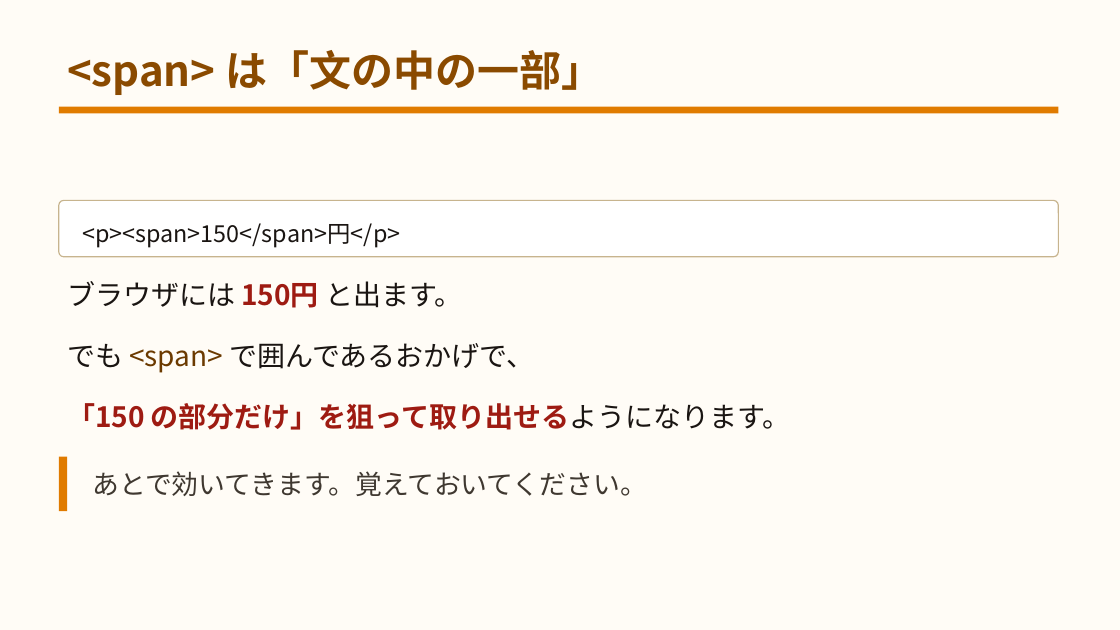
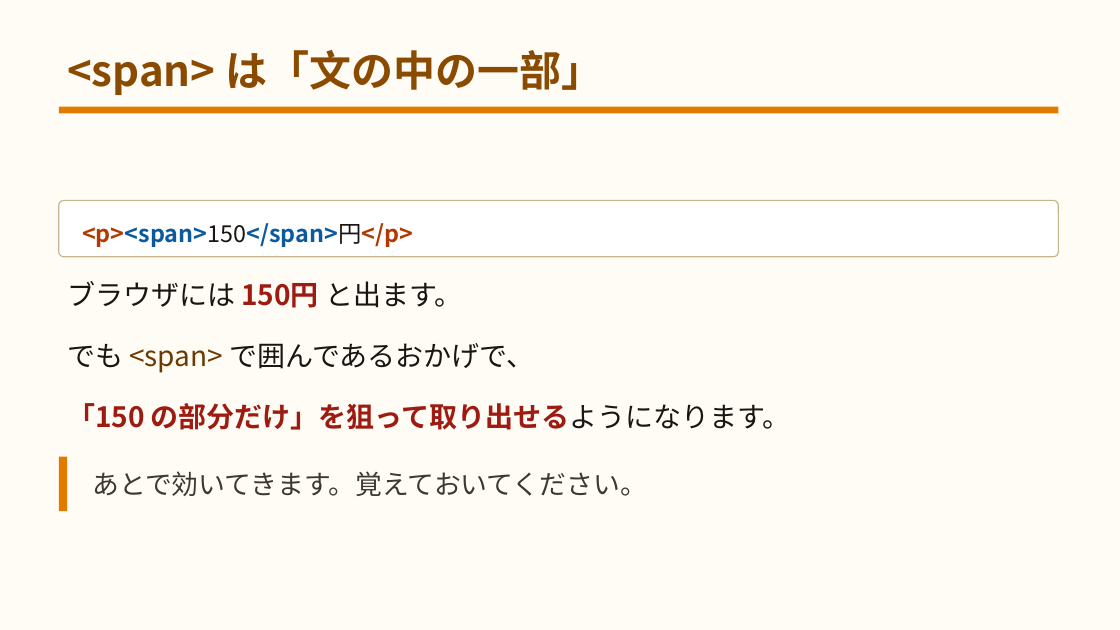
Before and after one commit to yuracode/isshop, a slide deck: slide 15 of docs/slides.pptx. Drawn at 1120x630 pixels with LibreOffice and Linux fonts; fonts in the diff are those of the drawing. Boxes give left, top, right and bottom in pixels: in the first picture for what was removed or moved away, otherwise in the second. Text is boxed around its words. In the diff, an @@ line names an element or a change of style, - is before the commit and + after.

```diff
--- a/docs/slides.pptx
+++ b/docs/slides.pptx
@@ text "<p><span>150</span>円</p>" at (82,223,413,247): text colour #1A1512 to #B23A00, text colour #1A1512 to #0B5A9E, bold on in "<p><span>150</span>円</p>" @@
```
Also in this commit, not shown: 8 other slides changed, 2 other files.
